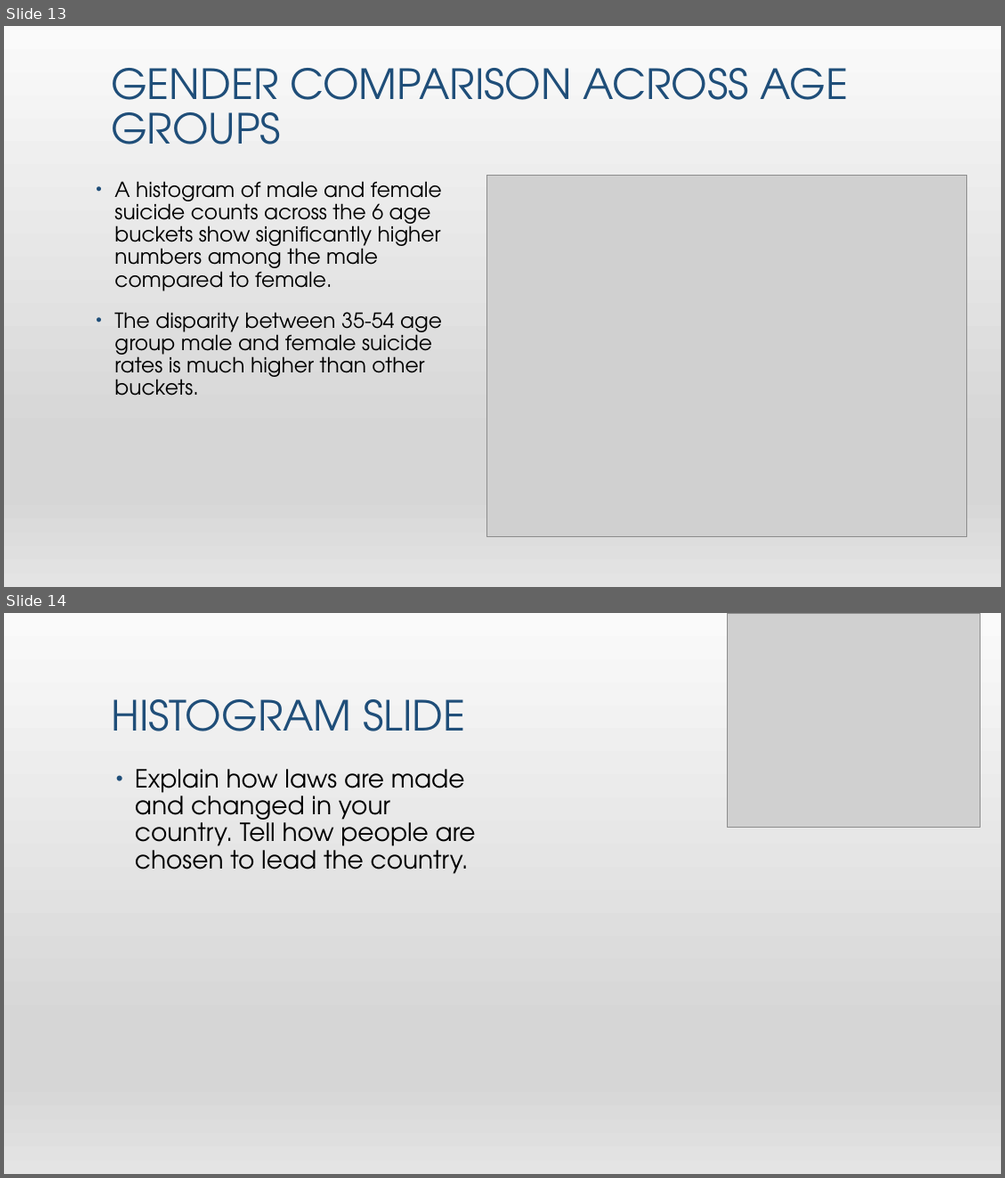
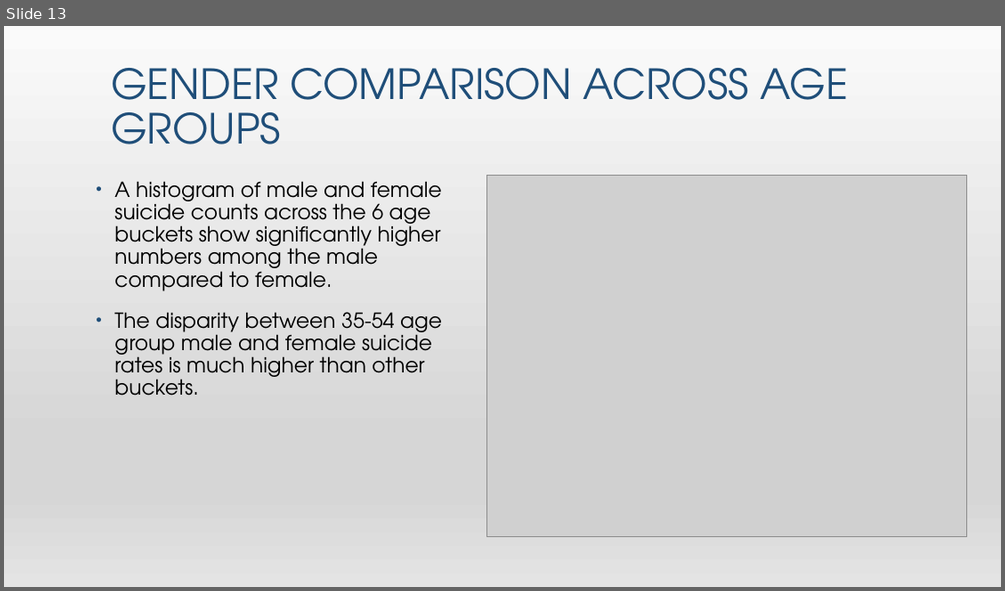
Before and after one commit to Nishadows/Project_A_Repo, a slide deck: Global Suicide Research Project.pptx. Shown one above the other, each under a label of ours: slides 13 and 14 before the commit, slide 13 after it. The pictures are 1005x1178 and 1005x591 pixels, drawn with LibreOffice and Linux fonts; fonts in the diff are those of the drawing; grey boxes stand for pictures. Boxes give left, top, right and bottom in pixels: in the first picture for what was removed or moved away, otherwise in the second. Text is boxed around its words. In the diff, an @@ line names an element or a change of style, - is before the commit and + after.

```diff
--- a/Global Suicide Research Project.pptx
+++ b/Global Suicide Research Project.pptx
@@ slide 14 removed at box(4, 613, 1001, 1174), background gradient #F2F2F2 to #E7E6E6 to #FFFFFF to #D0CECE; not listed: 1 template element that a slide beside it also shows @@
@@ picture removed at box(727, 613, 979, 827) @@
@@ title removed at box(111, 699, 466, 731) @@
-HISTOGRAM SLIDE
@@ text removed at box(135, 769, 476, 874) @@
-• Explain how laws are made and changed in your country. Tell how people are chosen to lead the country.
```
Also in this commit, not shown: 12 slides changed, 3 slides added, 1 other slide removed.
